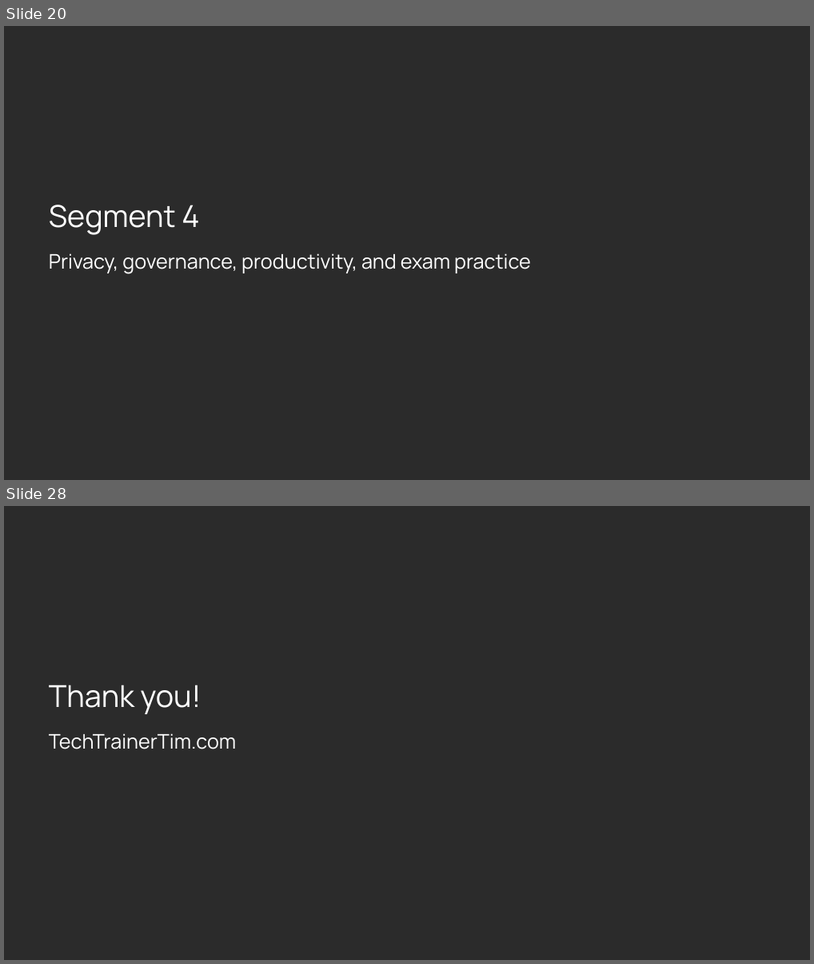
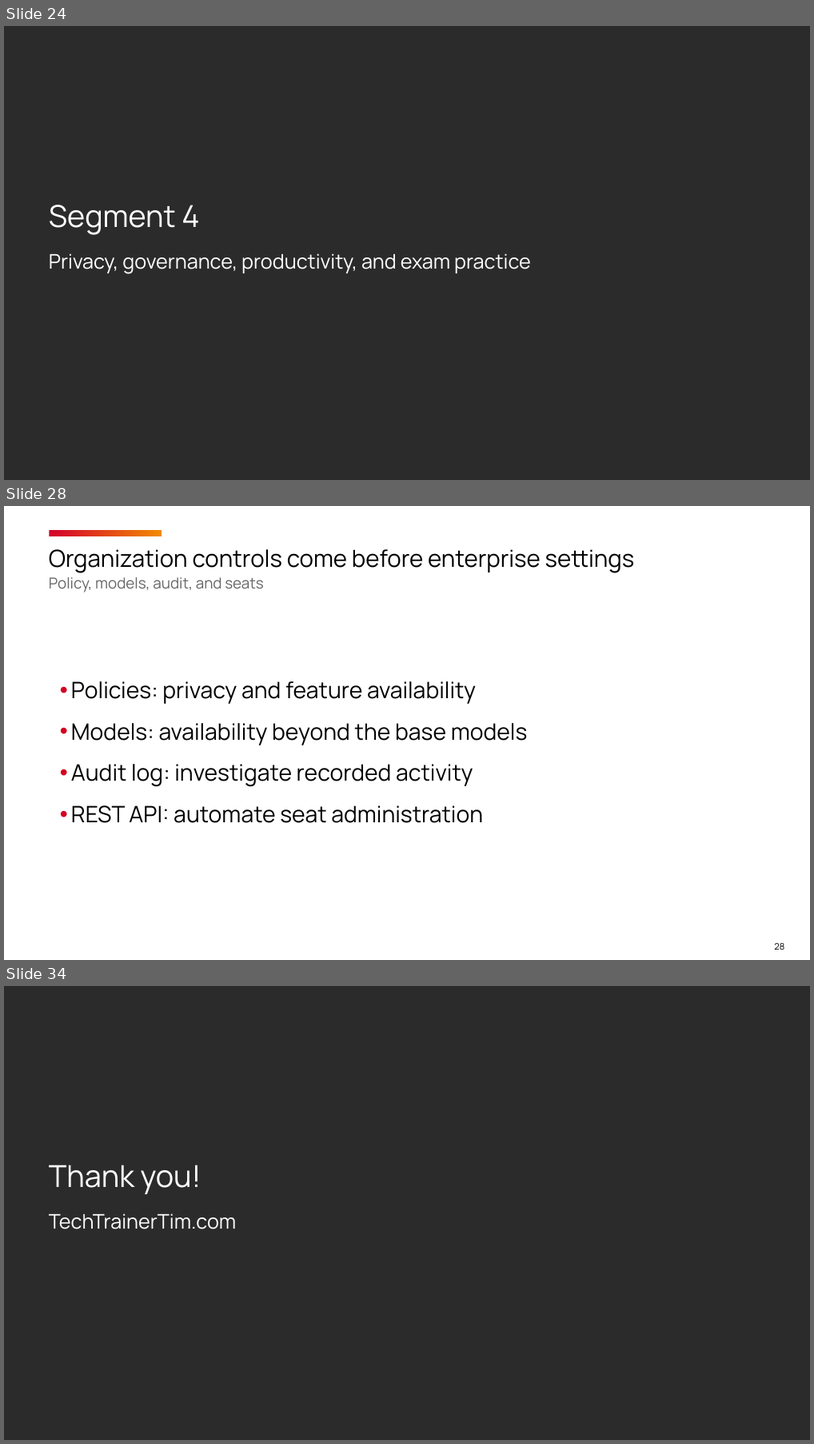
Before and after one commit to timothywarner-org/copilot-cert-prep, a slide deck: warner-github-cert-prep-september-2026.pptx. Shown one above the other, each under a label of ours: slides 20 and 28 before the commit, slides 24, 28 and 34 after it; the slides between them are not shown. The pictures are 814x964 and 814x1444 pixels, drawn with LibreOffice and Linux fonts; fonts in the diff are those of the drawing; background and template pictures are left out; a plain dark background stands for a picture behind light text. Boxes give left, top, right and bottom in pixels: in the first picture for what was removed or moved away, otherwise in the second. Text is boxed around its words. In the diff, an @@ line names an element or a change of style, - is before the commit and + after.

```diff
--- a/warner-github-cert-prep-september-2026.pptx
+++ b/warner-github-cert-prep-september-2026.pptx
@@ slide 28 added at (x1=4, y1=506, x2=810, y2=960), background #FFFFFF @@
@@ title added at (x1=49, y1=549, x2=635, y2=592), 21 pt, text #000000 @@
+Organization controls come before enterprise settings
+Policy, models, audit, and seats
@@ rectangle added at (x1=50, y1=530, x2=162, y2=536), fill gradient #D3002D to #F18901 @@
@@ text added at (x1=71, y1=681, x2=528, y2=823), 20.2 pt, text #000000 @@
+• Policies: privacy and feature availability
+• Models: availability beyond the base models
+• Audit log: investigate recorded activity
+• REST API: automate seat administration
@@ page number added at (x1=774, y1=942, x2=785, y2=949), 8 pt, text #000000 @@
+28
@@ what was slide 20 is now slide 24 @@
@@ what was slide 28 is now slide 34 @@
```
Also in this commit, not shown: 9 slides changed, 5 other slides added, 2 other files.
